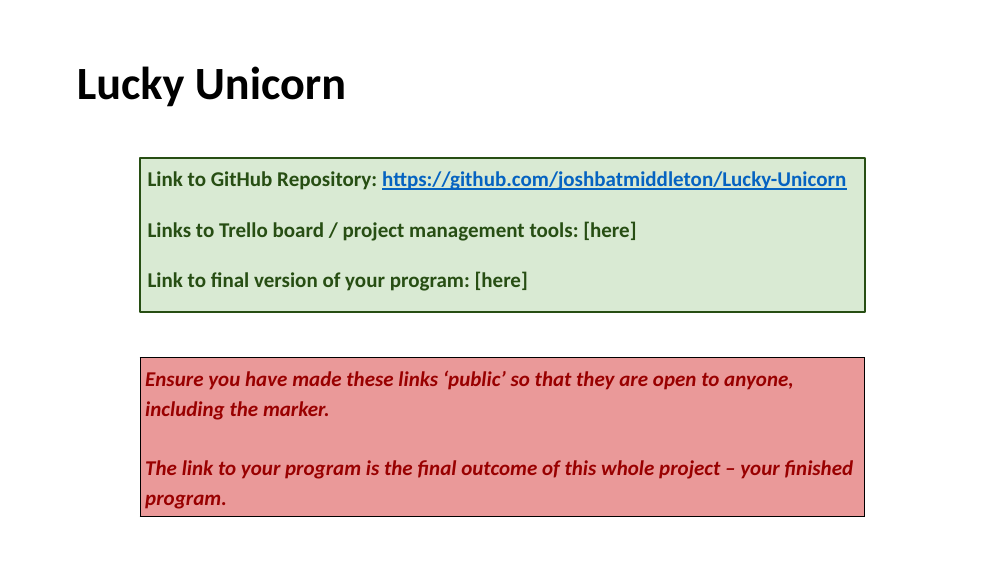
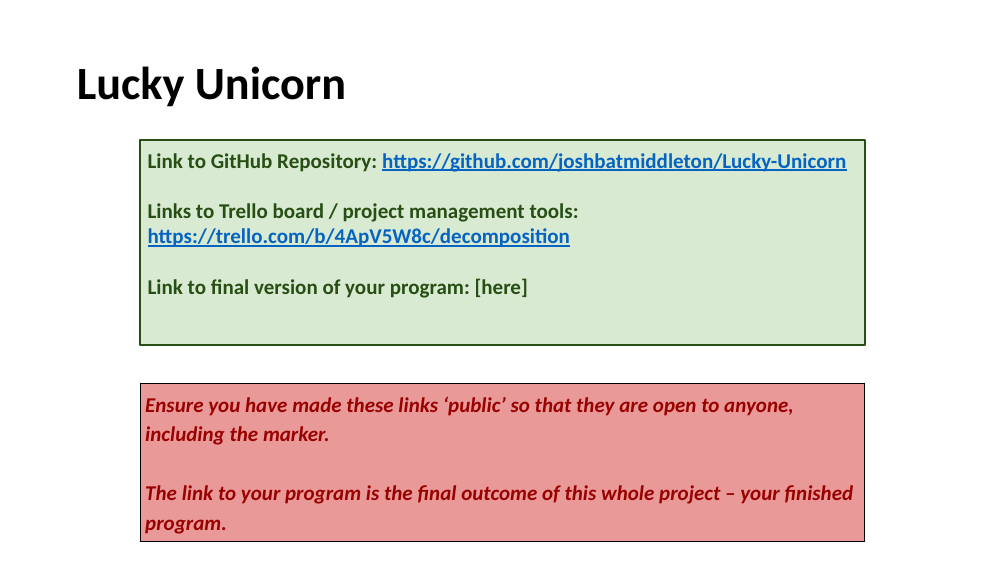
Before and after one commit to joshbatmiddleton/Lucky-Unicorn, a slide deck: slide 2 of Lucky Unicorn Documentation.pptx. Drawn at 1008x567 pixels with LibreOffice and Linux fonts; fonts in the diff are those of the drawing. Boxes give left, top, right and bottom in pixels: in the first picture for what was removed or moved away, otherwise in the second. Text is boxed around its words. In the diff, an @@ line names an element or a change of style, - is before the commit and + after.

```diff
--- a/Lucky Unicorn Documentation.pptx
+++ b/Lucky Unicorn Documentation.pptx
@@ rectangle "Link to GitHub Repository: https://github.com/joshbatmiddlet ...": place and size @@
-rectangle "Link to GitHub Repository: https://github.com/joshbatmiddlet ..." at [140,158,865,312]
+rectangle "Link to GitHub Repository: https://github.com/joshbatmiddlet ..." at [140,140,865,346]
@@ text in rectangle at [148,203,579,247]: text changed; text colour #274E13 to #0563C1 @@
-Links to Trello board / project management tools: [here]
+Links to Trello board / project management tools: https://trello.com/b/4ApV5W8c/decomposition
@@ table: place and size @@
-table at [140,358,865,513]
+table at [140,383,865,538]
```
Also in this commit, not shown: 1 other file.
